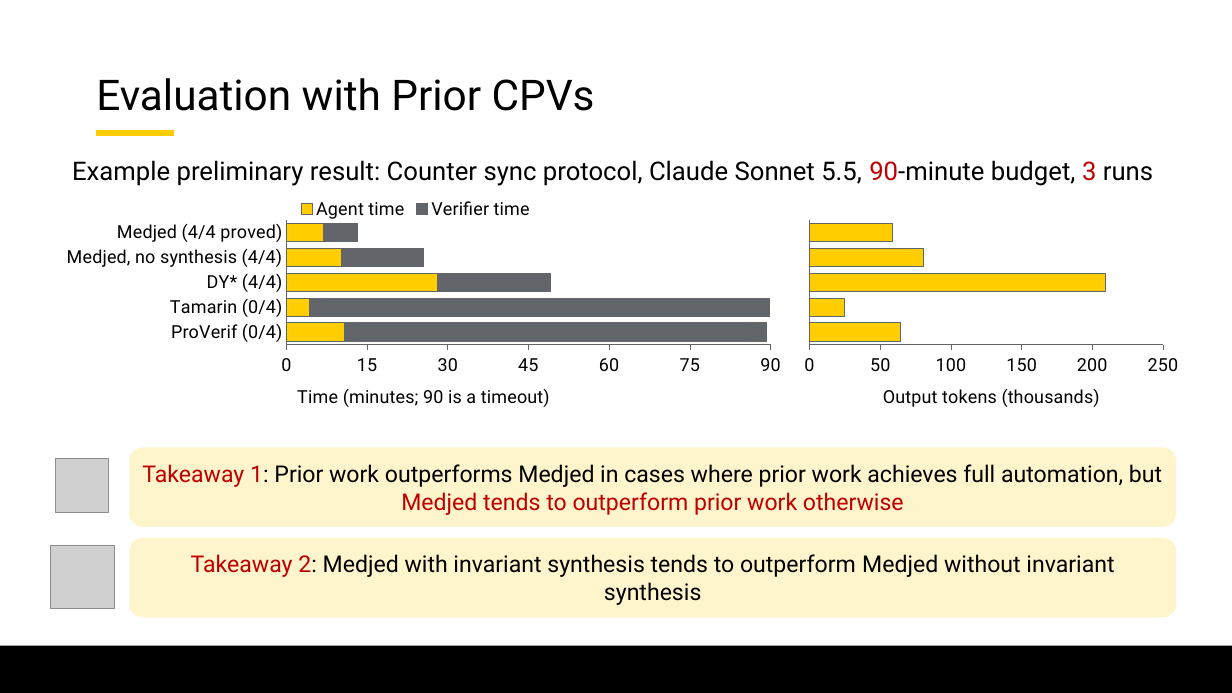
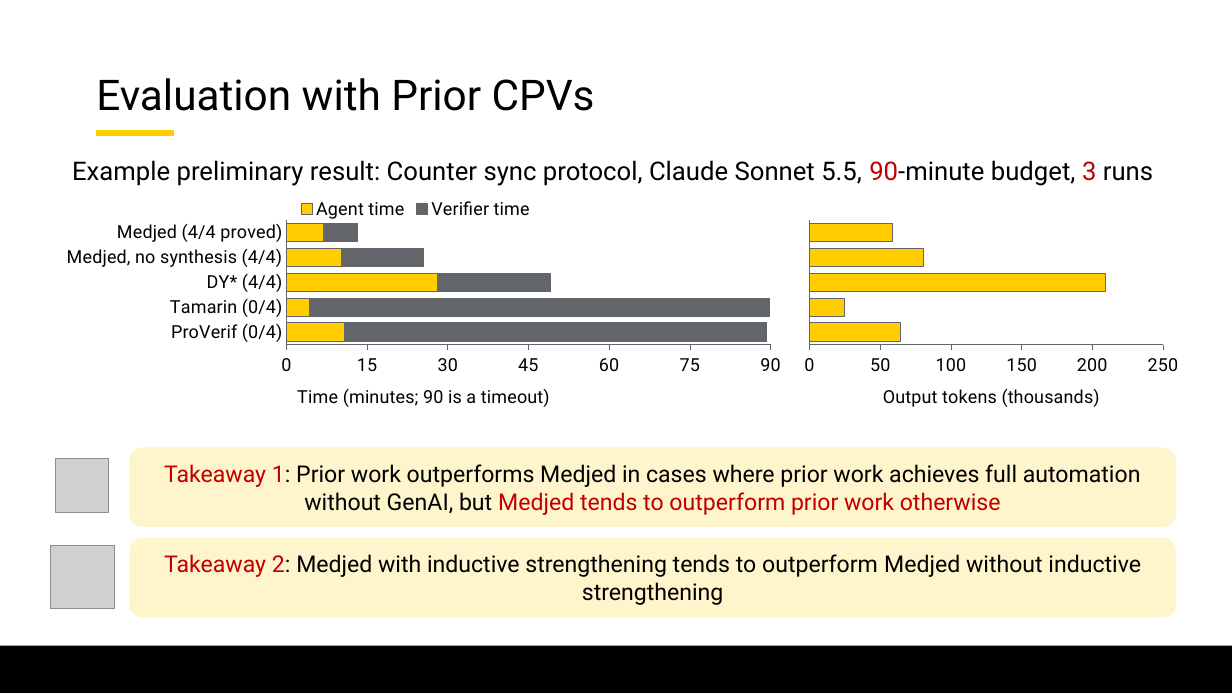
Before and after one commit to lorchrob/graduate_research_symposium, a slide deck: slide 50 of symposium_slides.pptx (slide 36 before the commit). Drawn at 1232x693 pixels with LibreOffice and Linux fonts; fonts in the diff are those of the drawing; grey boxes stand for pictures; background and template pictures are left out. Boxes give left, top, right and bottom in pixels: in the first picture for what was removed or moved away, otherwise in the second. Text is boxed around its words. In the diff, an @@ line names an element or a change of style, - is before the commit and + after.

```diff
--- a/symposium_slides.pptx
+++ b/symposium_slides.pptx
@@ text in rounded rectangle at (164, 464, 1141, 515): text changed @@
-Takeaway 1: Prior work outperforms Medjed in cases where prior work achieves full automation, but Medjed tends to outperform prior work otherwise
+Takeaway 1: Prior work outperforms Medjed in cases where prior work achieves full automation without GenAI, but Medjed tends to outperform prior work otherwise
@@ text in rounded rectangle at (164, 554, 1141, 605): text changed @@
-Takeaway 2: Medjed with invariant synthesis tends to outperform Medjed without invariant synthesis
+Takeaway 2: Medjed with inductive strengthening tends to outperform Medjed without inductive strengthening
```
Also in this commit, not shown: 36 other slides changed, 28 slides added.
